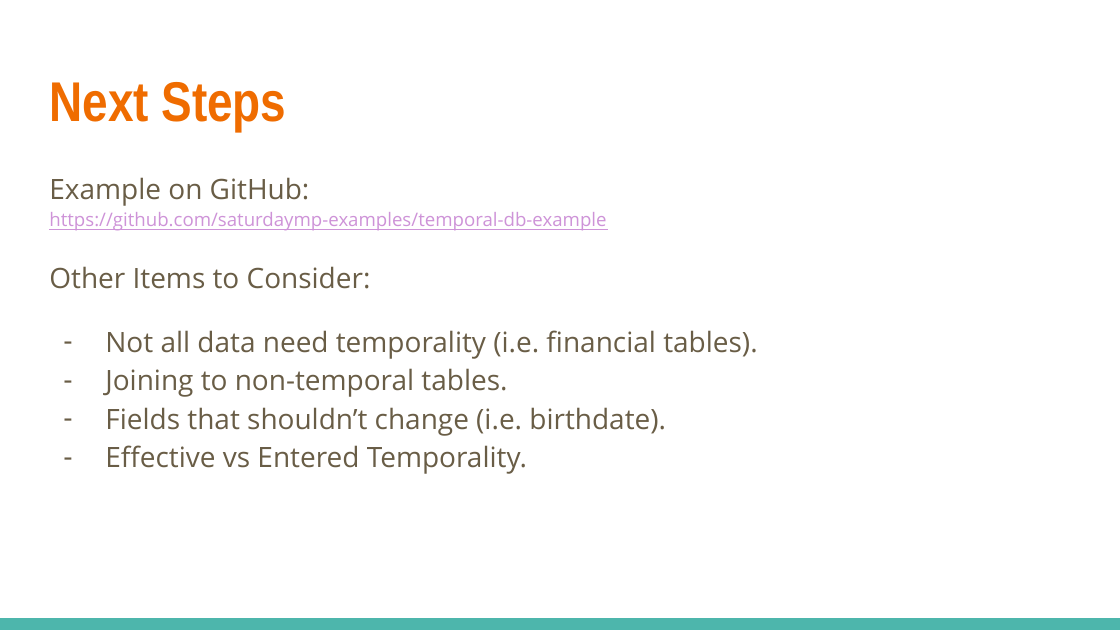
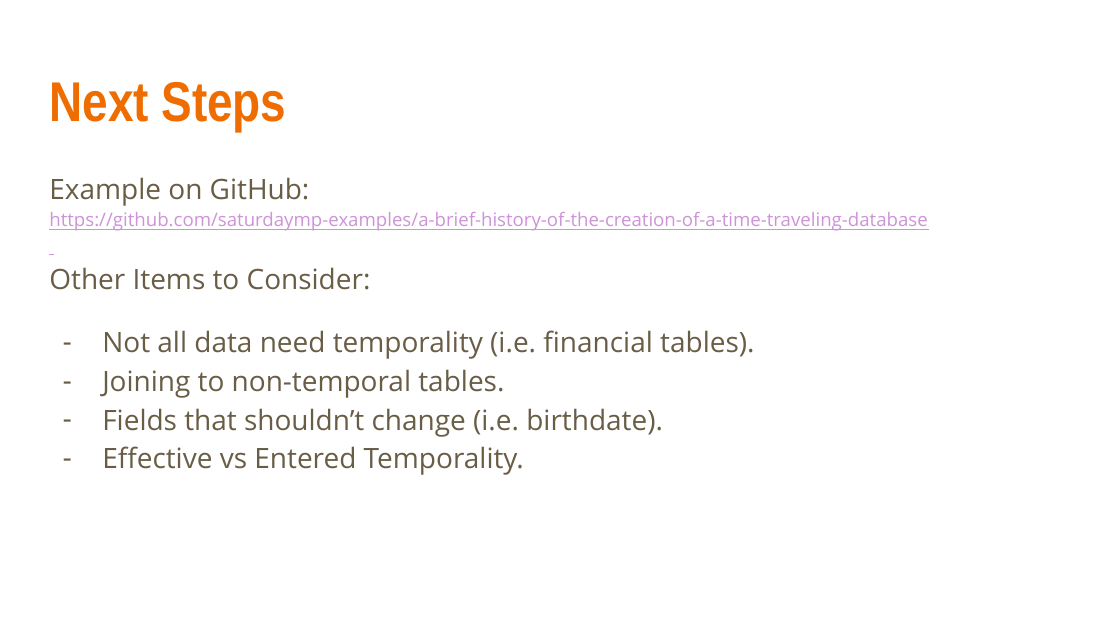
Before and after one commit to saturdaymp-examples/a-brief-history-of-the-creation-of-a-time-traveling-database, a slide deck: slide 14 of A Brief History of the Creation of a Time Traveling Database.odp. Drawn at 1120x630 pixels with LibreOffice and Linux fonts; fonts in the diff are those of the drawing. Boxes give left, top, right and bottom in pixels: in the first picture for what was removed or moved away, otherwise in the second. Text is boxed around its words. In the diff, an @@ line names an element or a change of style, - is before the commit and + after.

```diff
--- a/A Brief History of the Creation of a Time Traveling Database.odp
+++ b/A Brief History of the Creation of a Time Traveling Database.odp
@@ text at (x1=49, y1=177, x2=927, y2=231): text changed @@
-Example on GitHub:
-https://github.com/saturdaymp-examples/temporal-db-example
+Example on GitHub:
+https://github.com/saturdaymp-examples/a-brief-history-of-the-creation-of-a-time-traveling-database
@@ text at (x1=49, y1=267, x2=754, y2=475): less space between paragraphs; indent changed @@
@@ rectangle removed at (x1=0, y1=618, x2=1120, y2=630) @@
```
Also in this commit, not shown: 13 other slides changed, 1 other file.
